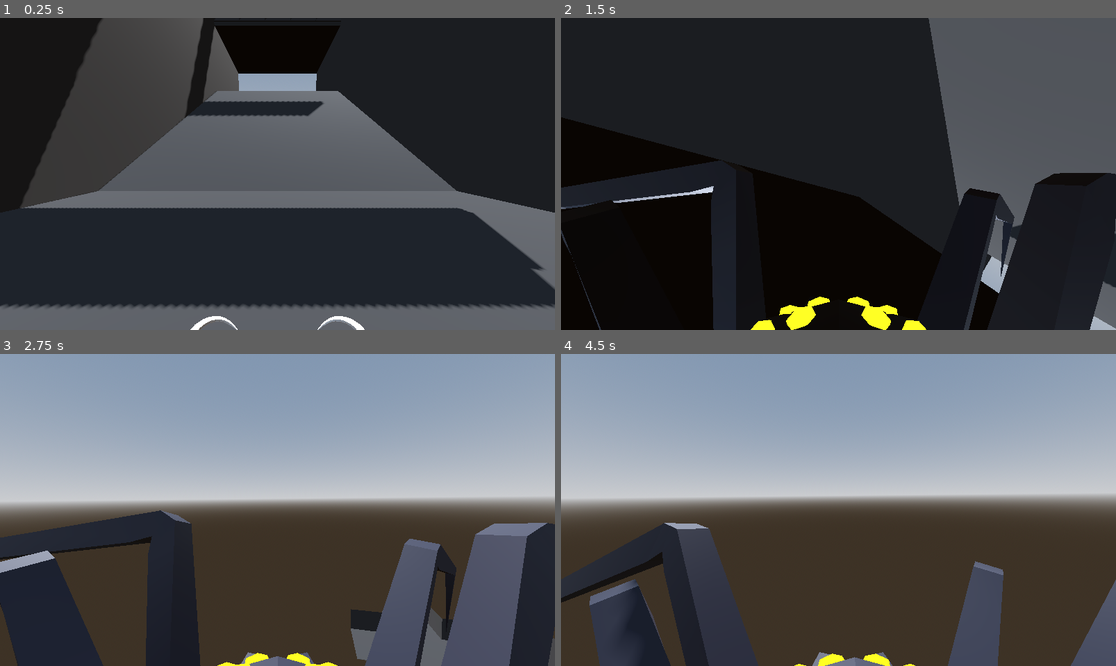
Above: before the commit, frames 1-4 (two rows, left to right).
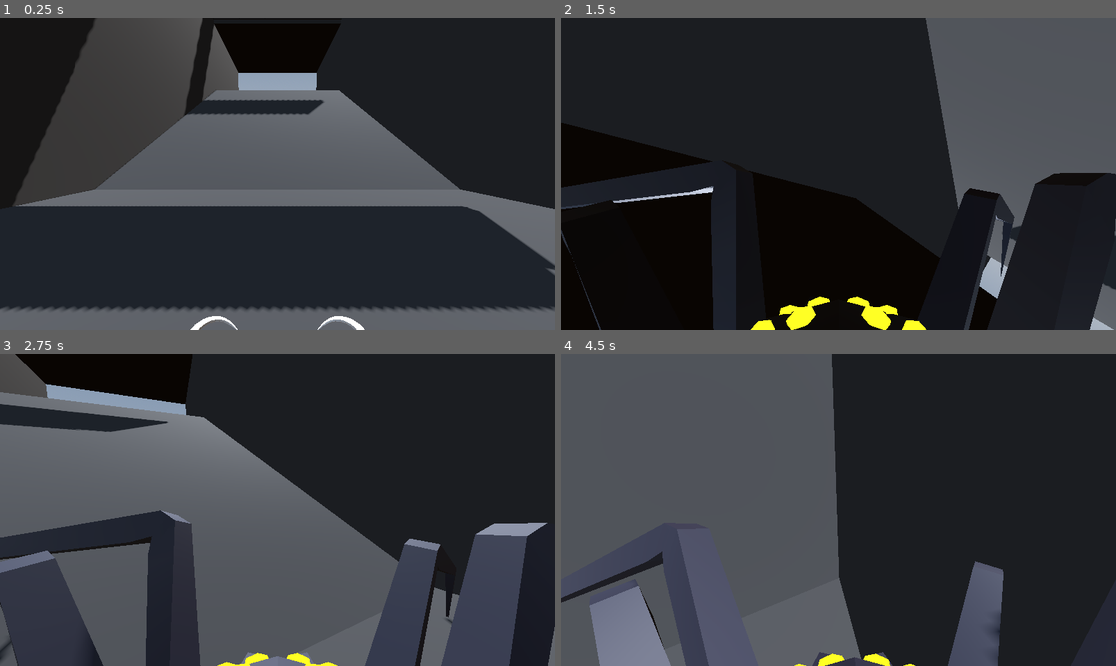
Above: after the commit, the same moments.

Repository: pudgypoultry/godotwildjam7-25
Game: Godot game, scene res://Sandboxes/Cory/Cory_Sandbox_Level.tscn
Two runs of this game, one before a commit and one after it. Both use one fixed random seed, a clock stepped at 60 frames per second and the inputs below. This scene is started directly instead of the project's main scene.
Inputs (mouse positions are in pixels of both pictures, inside the frame that each line leads up to):
- Up to frame 1 (0.25 s): no input
- Up to frame 2 (1.5 s): tap Enter (ui_accept) at 0.5 s; move the mouse to (866, 174) at 0.52 s; hold W (MoveForward) from 0.53 s (still down); tap F (SpawnWeb, bound only after the commit) at 0.6 s; tap Space (Jump) at 0.77, 1.07 s; tap Tab (SwapPerspective, bound only after the commit) at 0.8, 1.35 s; move the mouse to (810, 174) at 1.27 s
- Up to frame 3 (2.75 s): keep holding W (MoveForward); tap Space (Jump) at 1.52, 1.55, 1.82, 2.1 s; move the mouse to (288, 503) at 2.02 s; tap F (SpawnWeb, bound only after the commit) at 2.3 s
- Up to frame 4 (4.5 s): keep holding W (MoveForward); move the mouse to (832, 516) at 2.77 s; tap E (Attack) at 2.85 s; tap Space (Jump) at 3.02, 3.32, 3.77, 3.8, 4.07 s; tap Tab (SwapPerspective, bound only after the commit) at 3.05 s; move the mouse to (877, 513) at 3.52 s; tap Q (SpawnSpider) at 3.6 s; move the mouse to (794, 506) at 4.27 s; tap F (SpawnWeb, bound only after the commit) at 4.35 s

The runs differ from the first frame. In frame 1, 4.1% of the frame differs, in the area x 0-100%, y 0-94%; in frame 2, 1.2%; in frame 3, 76%; in frame 4, 96%, in the area x 0-100%, y 0-100%.

Commit message:
Fixed input names

Diff:
--- /dev/null
+++ b/Sandboxes/Cory/climbable_wall_single.tscn
@@ -0,0 +1,28 @@
+[gd_scene load_steps=5 format=3 uid="uid://ubrqmgxfpnuo"]
+
+[ext_resource type="Script" uid="uid://6ygrbclwoud4" path="res://Scripts/Spider/ClimbableWall.gd" id="1_llfs2"]
+[ext_resource type="Material" uid="uid://cqy4q2exdnktp" path="res://Materials/climbable_wall_Mat.material" id="2_q1xen"]
+
+[sub_resource type="BoxShape3D" id="BoxShape3D_83q8s"]
+size = Vector3(20, 0.5, 25)
+
+[sub_resource type="QuadMesh" id="QuadMesh_q1xen"]
+size = Vector2(20, 25)
+
+[node name="ClimbableWall4" type="Node3D"]
+
+[node name="StaticBody3D" type="StaticBody3D" parent="." node_paths=PackedStringArray("climbDirection") groups=["Walkable"]]
+script = ExtResource("1_llfs2")
+climbDirection = NodePath("Marker3D")
+
+[node name="CollisionShape3D" type="CollisionShape3D" parent="StaticBody3D"]
+shape = SubResource("BoxShape3D_83q8s")
+
+[node name="MeshInstance3D" type="MeshInstance3D" parent="StaticBody3D"]
+transform = Transform3D(1, 0, 0, 0, -4.37114e-08, 1, 0, -1, -4.37114e-08, 0, 0.25, 0)
+material_override = ExtResource("2_q1xen")
+mesh = SubResource("QuadMesh_q1xen")
+skeleton = NodePath("../..")
+
+[node name="Marker3D" type="Marker3D" parent="StaticBody3D"]
+transform = Transform3D(1, 0, 0, 0, 1, 0, 0, 0, 1, 0, 5.58405, 0)
--- a/Scenes/SpiderPlayer/SpiderController.tscn
+++ b/Scenes/SpiderPlayer/SpiderController.tscn
@@ -27,7 +27,7 @@
 webbingScene = ExtResource("2_dsk13")
 
 [node name="CollisionShape3D" type="CollisionShape3D" parent="."]
-transform = Transform3D(-4.37114e-08, 0, 1, 0, 1, 0, -1, 0, -4.37114e-08, 0, 0, 0)
+transform = Transform3D(-3.25302e-08, 0, 0.744205, 0, 0.744205, 0, -0.744205, 0, -3.25302e-08, -2.88332e-08, 0, -0.659627)
 shape = SubResource("SphereShape3D_lfcr3")
 
 [node name="CameraMount" type="Node3D" parent="."]
--- a/Scripts/Spider/SpiderMovementFinal.gd
+++ b/Scripts/Spider/SpiderMovementFinal.gd
@@ -99,7 +99,7 @@
 
 func jump() -> void:
 	print("Trying to jump")
-	if up_direction == originalUpDirection:
+	if up_direction == originalUpDirection or needsToReorient:
 		jumpVector = up_direction * baseJumpForce
 	else:
 		jumpVector = up_direction * jumpForce
@@ -120,12 +120,11 @@
 			print("Trying to reorient")
 			OrientCharacterToDirection(up_direction, delta)
 			spiderCollision.disabled = true
-			gravityForce = 0
 		else:
 			spiderCollision.disabled = false
-			gravityForce = originalGravityForce
 
 		if not is_on_floor():
+
 			if !needsToReorient:
 				jumpVector += gravityVector
 		elif is_on_floor() && jumping:
--- a/project.godot
+++ b/project.godot
@@ -67,12 +67,12 @@
 "events": [Object(InputEventKey,"resource_local_to_scene":false,"resource_name":"","device":-1,"window_id":0,"alt_press …(192 unchanged characters)…
 ]
 }
-SpawnWebbing={
+SpawnWeb={
 "deadzone": 0.2,
 "events": [Object(InputEventKey,"resource_local_to_scene":false,"resource_name":"","device":-1,"window_id":0,"alt_press …(192 unchanged characters)…
 ]
 }
-SwapToSpiderling={
+SwapPerspective={
 "deadzone": 0.2,
 "events": [Object(InputEventKey,"resource_local_to_scene":false,"resource_name":"","device":-1,"window_id":0,"alt_press …(195 unchanged characters)…
 ]
Not shown: 1 places in Sandboxes/Cory/climbable_wall.tscn that only renumber resources
